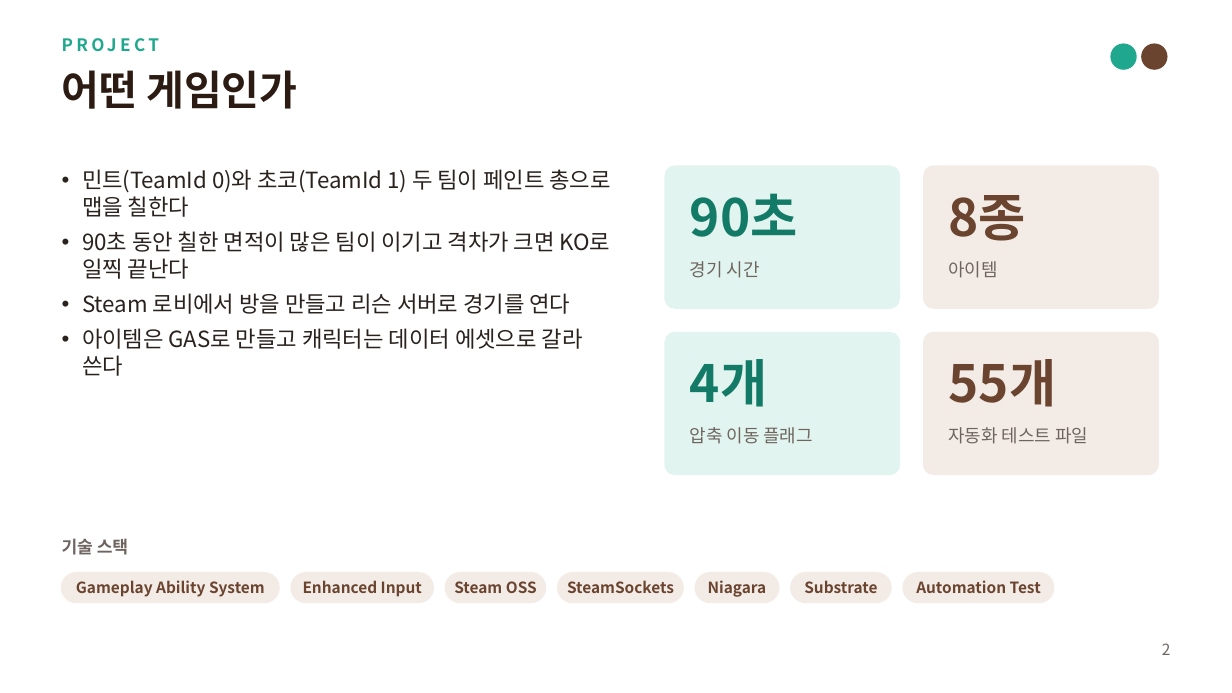
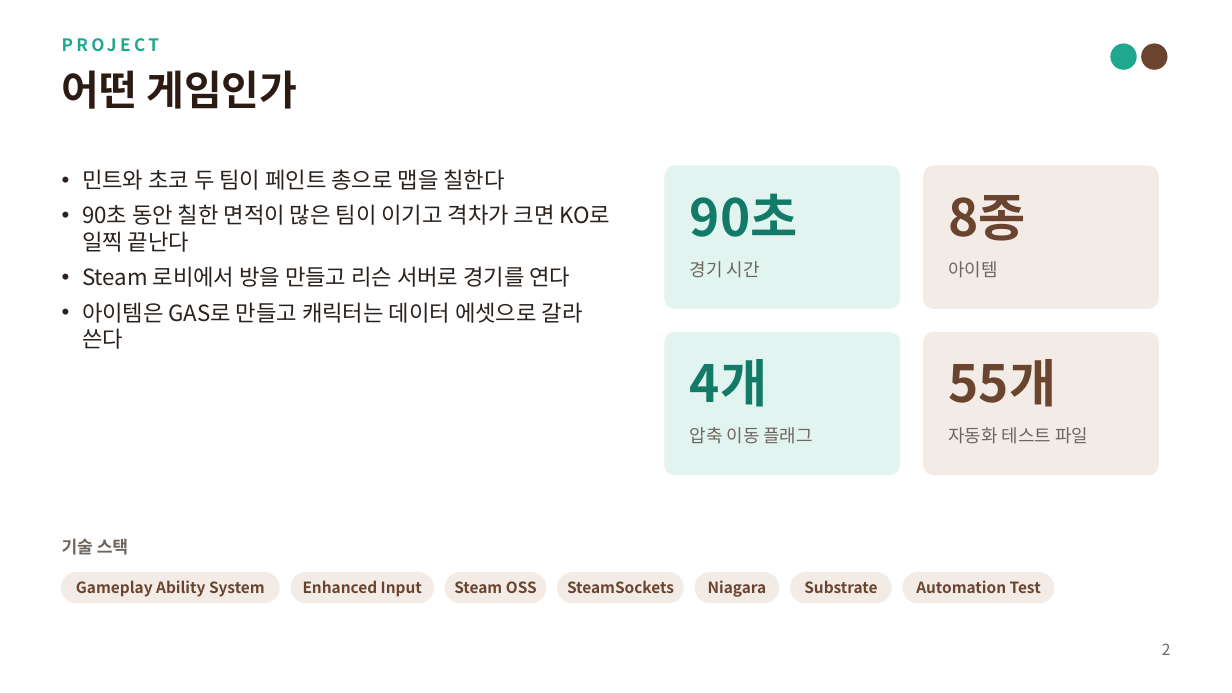
Before and after one commit to carttman/MintChoco, a slide deck: slide 2 of docs/MintChoco_Portfolio.pptx. Drawn at 1232x693 pixels with LibreOffice and Linux fonts; fonts in the diff are those of the drawing. Boxes give left, top, right and bottom in pixels: in the first picture for what was removed or moved away, otherwise in the second. Text is boxed around its words. In the diff, an @@ line names an element or a change of style, - is before the commit and + after.

```diff
--- a/docs/MintChoco_Portfolio.pptx
+++ b/docs/MintChoco_Portfolio.pptx
@@ text at bbox=[82, 169, 504, 190]: text changed @@
-• 민트(TeamId 0)와 초코(TeamId 1) 두 팀이 페인트 총으로 맵을 칠한다
+• 민트와 초코 두 팀이 페인트 총으로 맵을 칠한다
```
Also in this commit, not shown: 12 other slides changed, 2 slides added, 1 slide removed.
